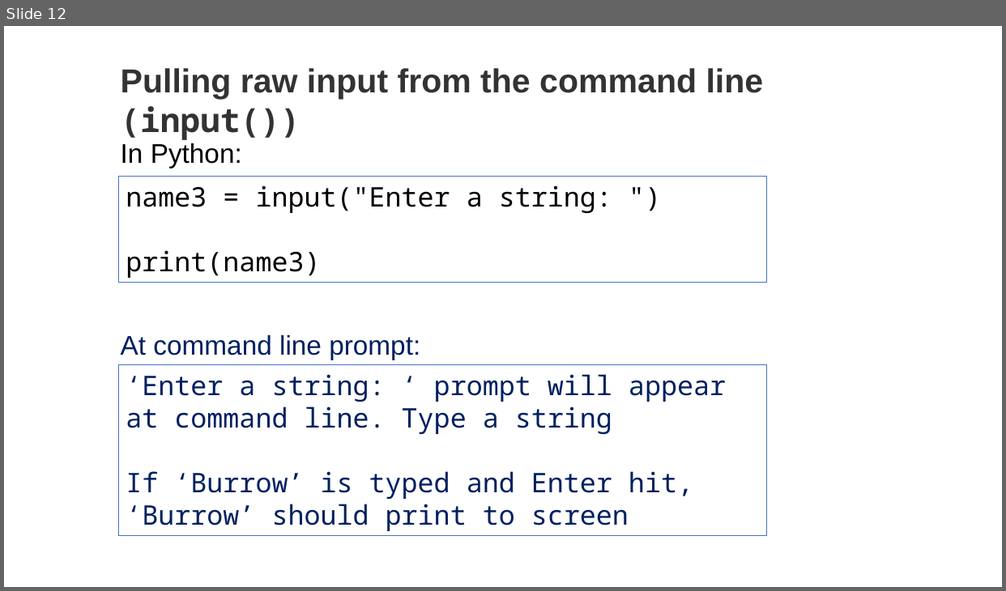
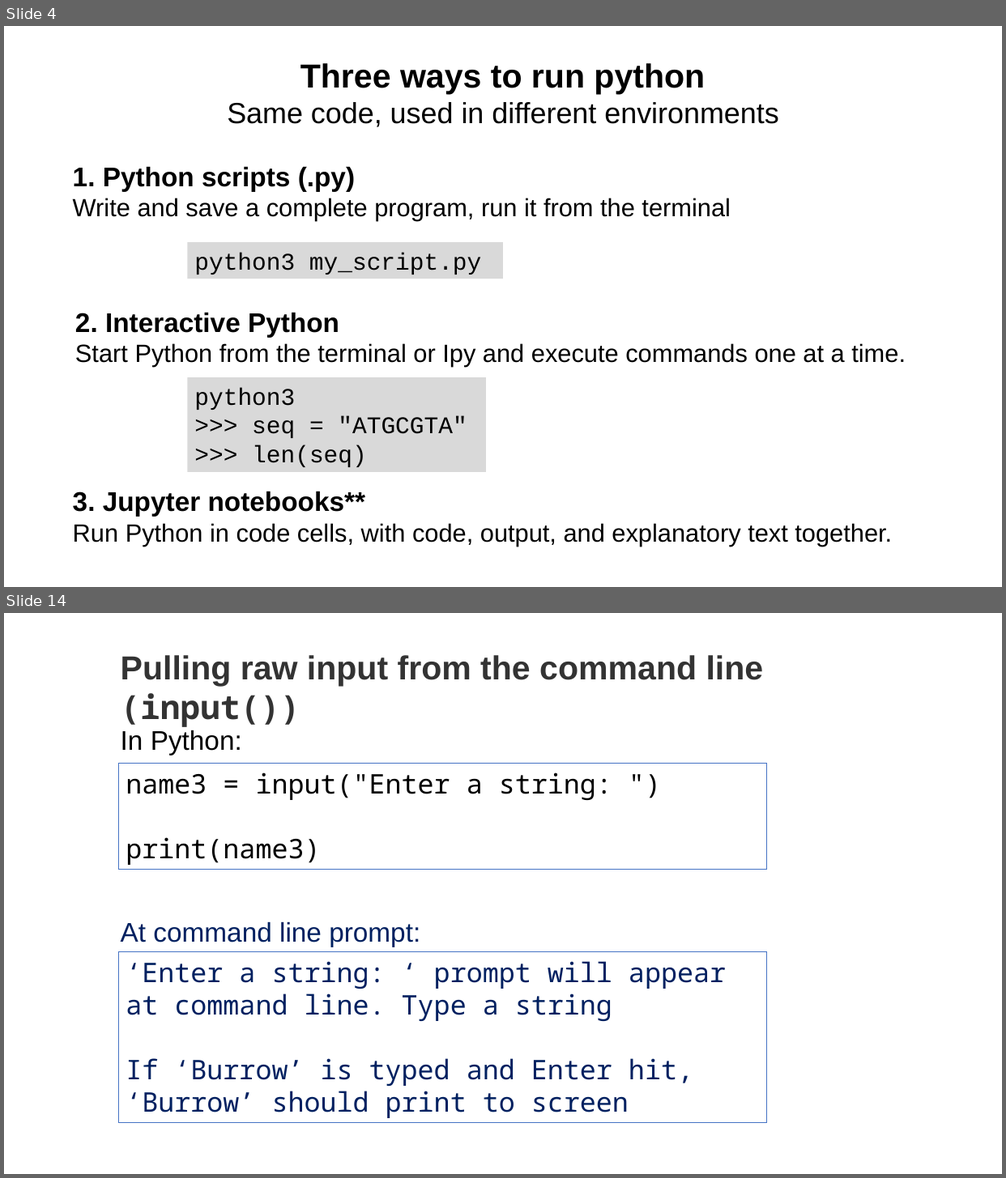
Before and after one commit to tparchman/F26_BIOL792, a slide deck: week6_pythonI/week6_python.pptx. Shown one above the other, each under a label of ours: slide 12 before the commit, slides 4 and 14 after it; the slides between them are not shown. The pictures are 1006x591 and 1006x1178 pixels, drawn with LibreOffice and Linux fonts; fonts in the diff are those of the drawing. Boxes give left, top, right and bottom in pixels: in the first picture for what was removed or moved away, otherwise in the second. Text is boxed around its words. In the diff, an @@ line names an element or a change of style, - is before the commit and + after.

```diff
--- a/week6_pythonI/week6_python.pptx
+++ b/week6_pythonI/week6_python.pptx
@@ slide 4 added at [4, 26, 1002, 587], background #FFFFFF @@
@@ text added at [227, 63, 778, 127], 28 pt, text #000000 @@
+Three ways to run python
+Same code, used in different environments
@@ text added at [73, 166, 731, 221], 24 pt, text #000000 @@
+1. Python scripts (.py)
+Write and save a complete program, run it from the terminal
@@ rectangle added at [187, 242, 503, 279], fill #D9D9D9, 23 pt, text #000000 @@
+python3 my_script.py
@@ text added at [75, 312, 906, 367], 24 pt, text #000000 @@
+2. Interactive Python
+Start Python from the terminal or Ipy and execute commands one at a time.
@@ rectangle added at [187, 378, 486, 472], fill #D9D9D9, 23 pt, text #000000 @@
+python3
+>>> seq = "ATGCGTA"
+>>> len(seq)
@@ text added at [73, 491, 892, 546], 24 pt, text #000000 @@
+3. Jupyter notebooks**
+Run Python in code cells, with code, output, and explanatory text together.
@@ what was slide 12 is now slide 14 @@
```
Also in this commit, not shown: 9 slides changed, 4 other slides added, 2 slides removed, 3 other files.
